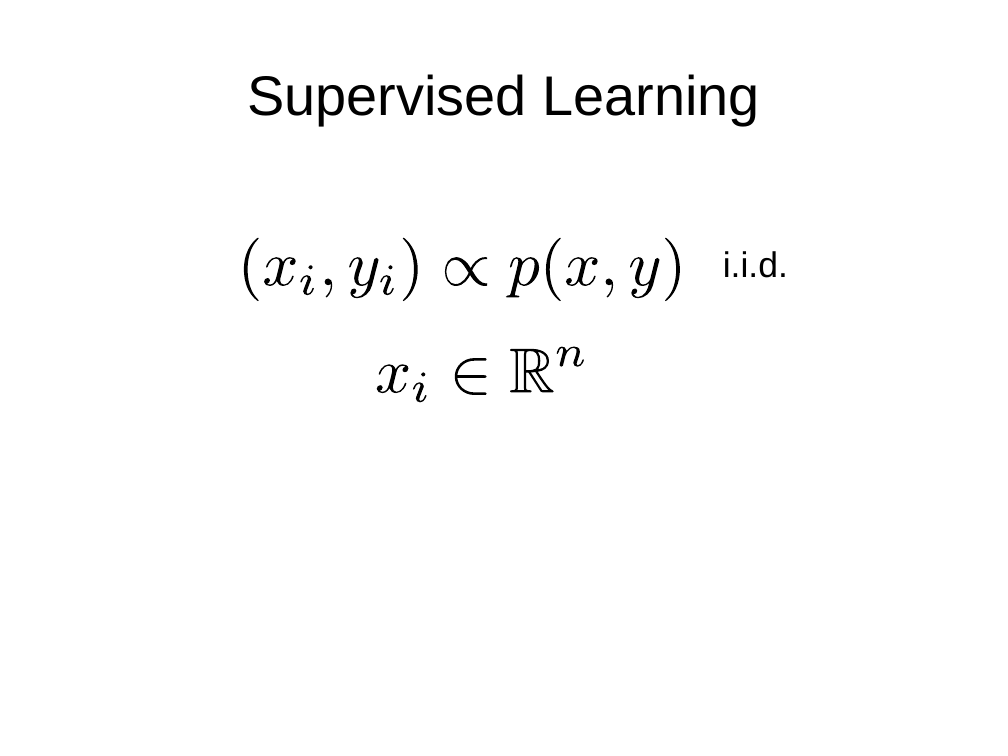
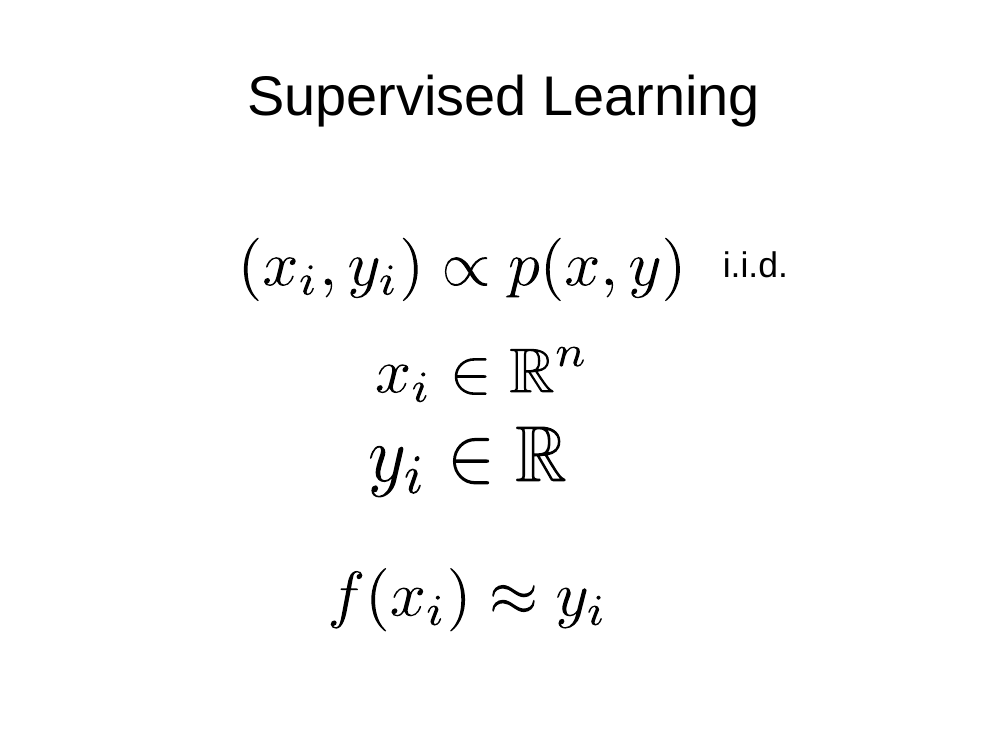
Before and after one commit to amueller/talks_odt, a slide deck: slide 4 of introduction_to_ml_with_python_bnl_2016_bla.odp (slide 5 before the commit). Drawn at 1008x756 pixels with LibreOffice and Linux fonts; fonts in the diff are those of the drawing. Boxes give left, top, right and bottom in pixels: in the first picture for what was removed or moved away, otherwise in the second. Text is boxed around its words. In the diff, an @@ line names an element or a change of style, - is before the commit and + after.

```diff
--- a/introduction_to_ml_with_python_bnl_2016_bla.odp
+++ b/introduction_to_ml_with_python_bnl_2016_bla.odp
@@ group added at [368, 426, 567, 499]: 5 freeform shapes @@
@@ group added at [327, 568, 605, 631]: 9 freeform shapes @@
```
Also in this commit, not shown: 3 other slides changed, 1 slide added, 1 slide removed.
